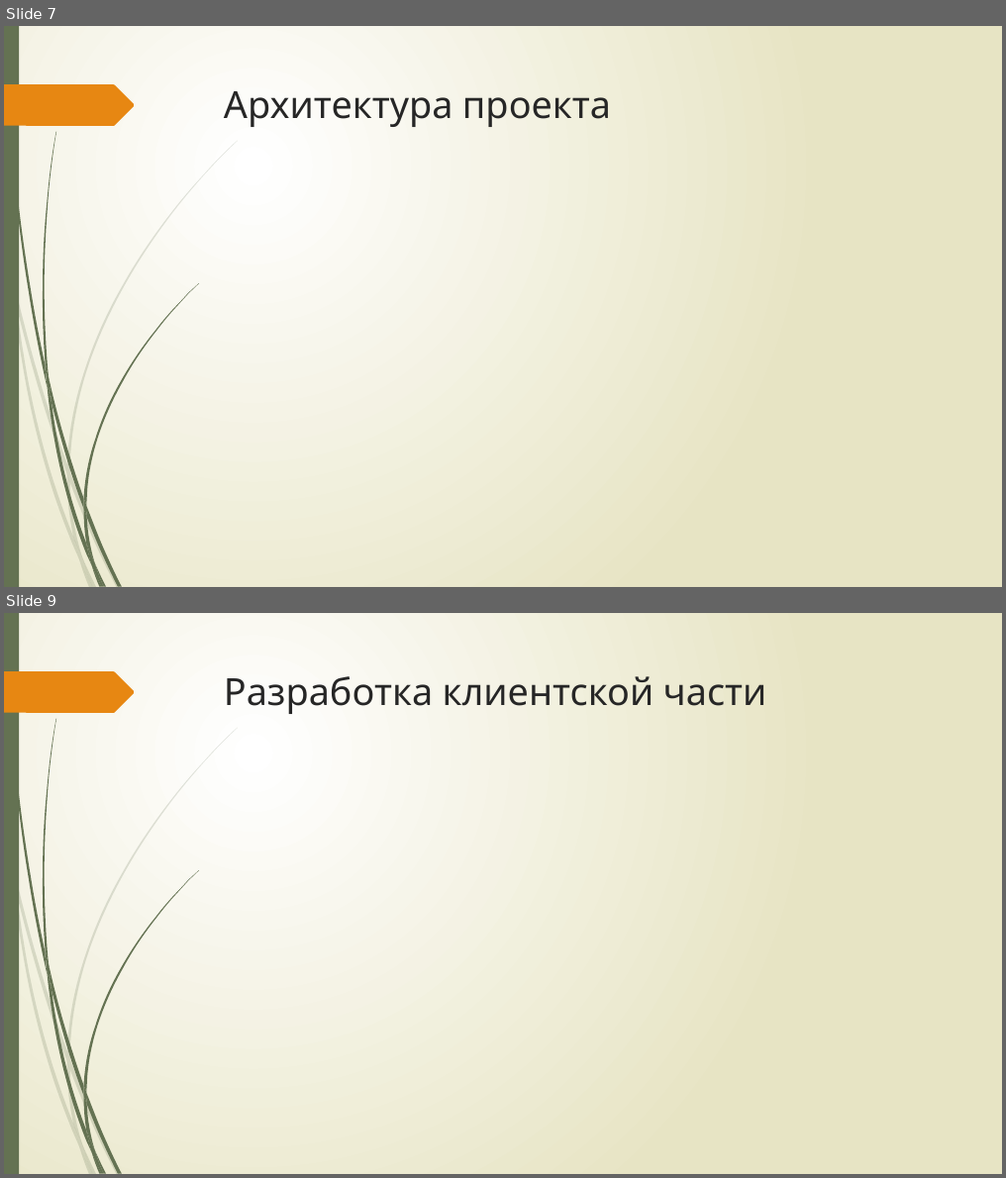
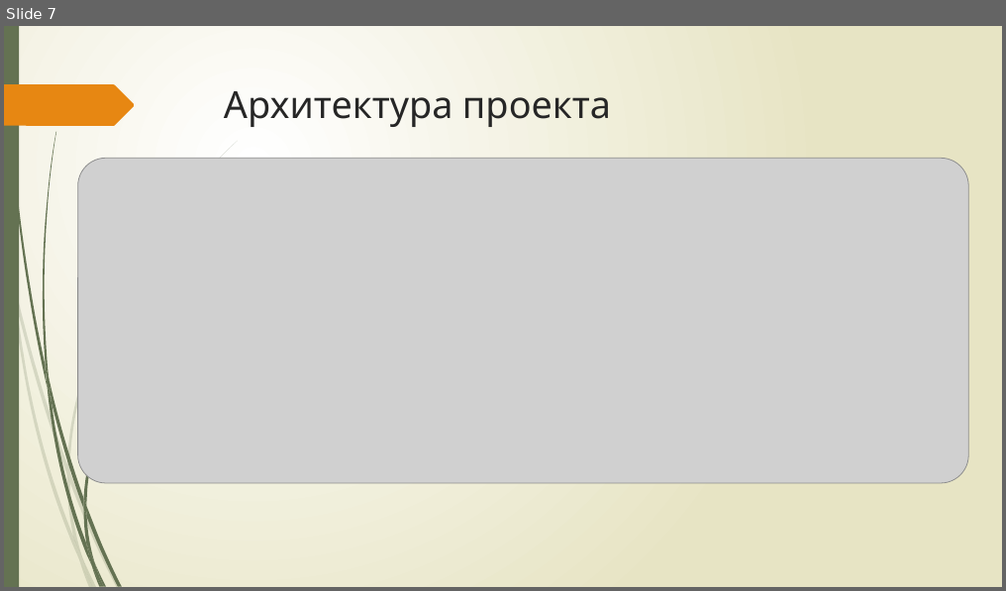
Before and after one commit to IbragimGabi/Diploma, a slide deck: презентация.pptx. Shown one above the other, each under a label of ours: slides 7 and 9 before the commit, slide 7 after it; the slides between them are not shown. The pictures are 1006x1178 and 1006x591 pixels, drawn with LibreOffice and Linux fonts; fonts in the diff are those of the drawing; grey boxes stand for pictures. Boxes give left, top, right and bottom in pixels: in the first picture for what was removed or moved away, otherwise in the second. Text is boxed around its words. In the diff, an @@ line names an element or a change of style, - is before the commit and + after.

```diff
--- a/презентация.pptx
+++ b/презентация.pptx
@@ slide 9 removed at (4,613,1002,1174), background gradient #FFFFFF to #E8E6C4; not listed: 24 template elements that a slide beside it also shows @@
@@ title removed at (224,676,767,714) @@
-Разработка клиентской части
@@ slide 7 changed as well @@
@@ picture added at (78,158,969,483) @@
```
Also in this commit, not shown: 7 other slides changed, 2 slides added, 3 other slides removed, 4 other files.
